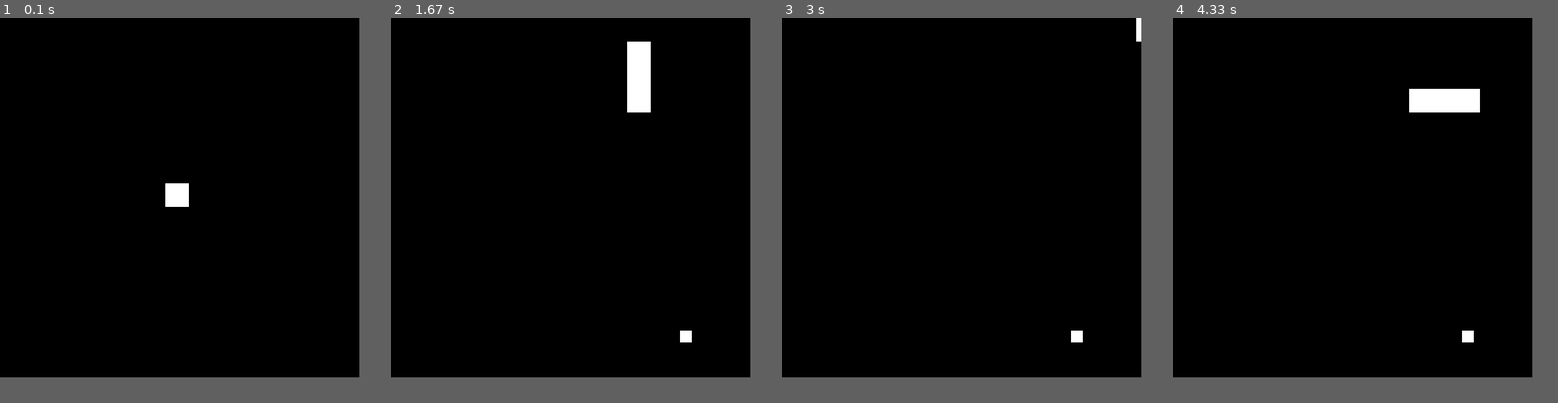
Above: before the commit, frames 1-4 (left to right).
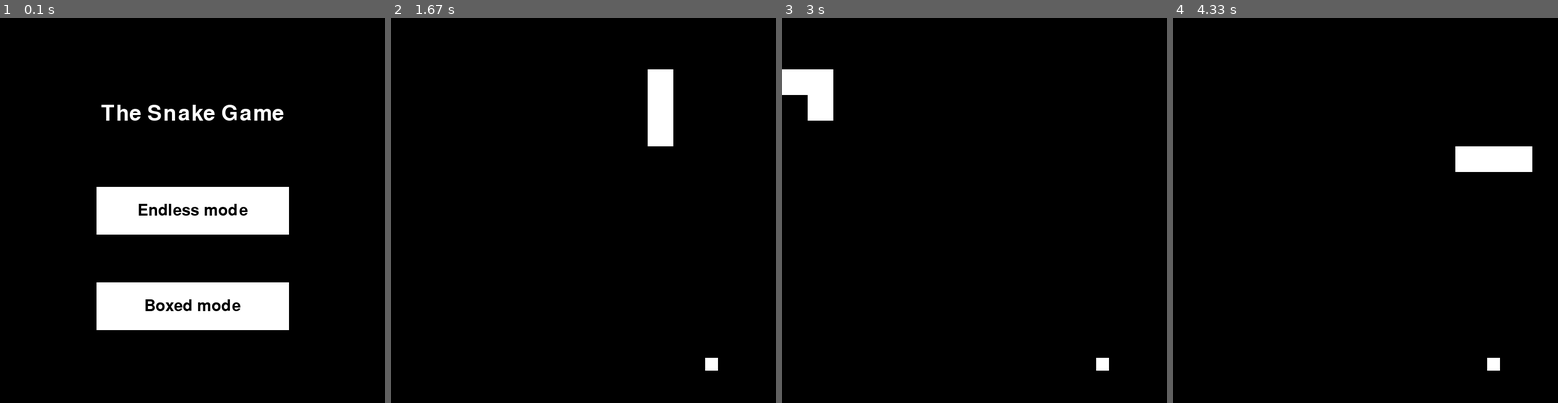
Above: after the commit, the same moments.

Repository: wiliams12/snake
Game: pygame game, started from src/main.py
Two runs of this game, one before a commit and one after it. Both use one fixed random seed, a clock stepped at 60 frames per second and the inputs below.
Inputs (mouse positions are in pixels of both pictures, inside the frame that each line leads up to):
- Up to frame 1 (0.1 s): no input
- Up to frame 2 (1.67 s): click (583, 210) at 0.38 s, where only the run after the commit has a clickable "Endless mode"; hold Right 0.67-1.13 s; hold Up 1.17-1.52 s; hold Right from 1.55 s (still down)
- Up to frame 3 (3 s): release Right at 2.02 s; hold Left 2.05-2.58 s; hold Down from 2.62 s (still down)
- Up to frame 4 (4.33 s): release Down at 3.07 s; hold Left 3.1-3.55 s
The window is 700x700 before the commit and 750x750 after it. Grey fills any space a smaller window leaves; there, only what the larger window draws over its background counts as a difference.

The runs differ from the first frame. In frame 1, 12% of the frame differs, in the area x 25-76%, y 22-82%; in frame 2, 2.5%; in frame 3, 1.6%; in frame 4, 2.7%.

Commit message:
Working game; no comments, bad design

Diff:
--- a/src/components.py
+++ b/src/components.py
@@ -1,13 +1,17 @@
 import pygame
 from pygame.locals import *
 import random
+from pygame_assets import *
 
 class Game():
     def __init__(self):
+        #It is important to screen_size to be a multiplier of game_res for the correct visual look
+        self.WHITE = (255,255,255)
+        self.BLACK = (0,0,0)
         self.KEYS = [K_UP, K_DOWN, K_LEFT, K_RIGHT]
         self.running = True
         self.clock = pygame.time.Clock()
-        self.screen_size = 700
+        self.screen_size = 750
         self.game_res = 15
         self.screen = pygame.display.set_mode((self.screen_size,self.screen_size))
         pygame.display.set_caption("snake")
@@ -17,27 +21,57 @@
         self.square = self.screen_size//self.game_res
         self.is_blob = False
         self.blob_loc = (-1,-1) #initilizing as (0,0) saves several checks for not beig None
+        self.mode = None
 
     def draw_screen(self):
-        self.screen.fill((0,0,0))
+        self.screen.fill(self.BLACK)
         snake_parts = []
         for i in self.snake:
             if i != None:
                 snake_parts.append(pygame.rect.Rect(i[0]*self.square,i[1]*self.square,self.square,self.square))
         for i in snake_parts:
-            pygame.draw.rect(self.screen, (255,255,255), i)
-        pygame.draw.rect(self.screen, (255,255,255), pygame.rect.Rect(self.blob_loc[0]*self.square + self.square/4, self.blob_loc[1]*self.square + self.square/4, self.square/2, self.square/2))
+            pygame.draw.rect(self.screen, self.WHITE, i)
+        pygame.draw.rect(self.screen, self.WHITE, pygame.rect.Rect(self.blob_loc[0]*self.square + self.square/4, self.blob_loc[1]*self.square + self.square/4, self.square/2, self.square/2))
         pygame.display.flip()
 
     def start_screen(self):
-        ...
-        #Classic mode
-        #Boxed mode
+        def draw_self():
+            self.screen.fill(self.BLACK)
+            for i in buttons:
+                i.draw_self(self.screen)
+            txt = Text("The Snake Game", self.screen_size//2, self.screen_size//4, self.screen_size//12, self.WHITE)
+            self.screen.blit(txt.txt, txt.rect)
+            pygame.display.flip()
 
-        #Option to chnage the size
+        buttons = []
+        buttons.append(Button(self.screen_size,"Endless mode", (self.screen_size//2,self.screen_size//2)))
+        buttons.append(Button(self.screen_size,"Boxed mode", (self.screen_size//2,self.screen_size//4*3)))
+
+        while self.running:
+            for event in pygame.event.get():
+                if event.type == QUIT:
+                    self.running = False
+                elif event.type == MOUSEBUTTONDOWN:
+                    for btn in buttons:
+                        if btn.pressed(event):
+                            if btn.text == "Endless mode":
+                                self.mode = "endless"
+                            if btn.text == "Boxed mode":
+                                self.mode = "boxed"
+                            self.running = False
+
+            draw_self()
+        self.running = True
 
     def end_screen(self):
-        ...
+        self.screen.fill(self.BLACK)
+        txt = Text(f"Game over, score: {len(self.snake)-3}",self.screen_size//2,self.screen_size//2,60,self.WHITE)
+        self.screen.blit(txt.txt,txt.rect)
+        pygame.display.flip()
+        while self.running:
+            for event in pygame.event.get():
+                if event.type == QUIT:
+                    self.running = False
 
     def change_direction(self, key):
         if key == K_UP and self.dir != (0,1):
@@ -56,12 +90,30 @@
             return False
 
     def evaluate(self):
-        #TODO: Add border (depends on game mode)
         if self.pos == self.blob_loc:
             self.snake.append(None)
             self.is_blob = False
+
         if self.pos in self.snake[1:]:
             self.running = False
+
+        if self.mode == "boxed":
+            if self.pos[0] not in list(range(0,self.game_res)) or self.pos[1] not in list(range(0,self.game_res)):
+                self.running = False
+
+        if self.mode == "endless":
+            if self.pos[0] < 0:
+                self.pos = (self.game_res, self.pos[1])
+                self.dir = (-1, 0)
+            elif self.pos[0] >= self.game_res:
+                self.pos = (-1, self.pos[1])
+                self.dir = (1, 0)
+            elif self.pos[1] >= self.game_res:
+                self.pos = (self.pos[0], -1)
+                self.dir = (0, 1)
+            elif self.pos[1] < 0:
+                self.pos = (self.pos[0], self.game_res)
+                self.dir = (0, -1)
 
     def move(self):
         self.pos = (self.pos[0] + self.dir[0], self.pos[1] + self.dir[1])
--- a/src/main.py
+++ b/src/main.py
@@ -4,6 +4,7 @@
 
 def game_loop():
     game = Game()
+    game.start_screen()
     while game.running:
         for event in pygame.event.get():
             if event.type == QUIT:
@@ -16,6 +17,8 @@
         game.move()
         game.blop()
         game.clock.tick(6)
+    game.running = True
+    game.end_screen()
 
 
 
--- a/src/pygame_assets.py
+++ b/src/pygame_assets.py
@@ -0,0 +1,35 @@
+import pygame
+
+class Text():
+    def __init__(self,text,x,y,size,color):
+        pygame.font.init()
+        self.text = text
+        self.x = x
+        self.y = y
+        self.color = color
+        self.font = pygame.font.SysFont('swis721wgl4',int(size),)
+        self.txt = self.font.render(self.text,True,self.color)
+        self.rect = self.txt.get_rect()
+        self.rect.center = (self.x,self.y)
+
+
+
+class Button():
+    def __init__(self,size,text,pos):
+        self.text = text
+        self.size = (4*size//8,size//8)
+        self.pos = pos
+        self.text = text
+        self.txt = Text(self.text,*self.pos,size/16,(0,0,0))
+        self.rect = pygame.rect.Rect(0,0,*self.size)
+        self.rect.center = self.pos
+
+    def draw_self(self,surface):
+        pygame.draw.rect(surface,(255,255,255),self.rect)
+        surface.blit(self.txt.txt,self.txt.rect)
+
+    def pressed(self,event):
+        if self.rect.collidepoint(event.pos):
+            return True
+        else:
+            return False
Not shown, changed: README.md
